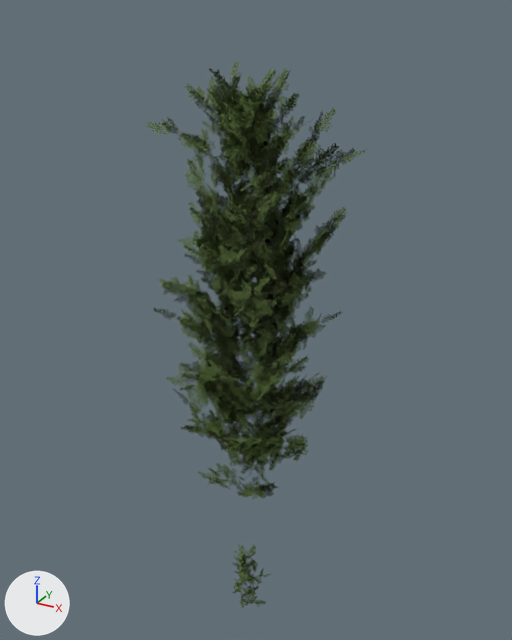
One commit to the glTF model godot/assets/models/aspen_leaf.glb: the scene before it, then after it.
Camera for both pictures: a 50 mm lens placed at (9.92, -17.44, 21.85), pointed at (-0.07, 0.71, 12.77). Lighting does not change. The marker at lower left points along +X, +Y and +Z. The older version comes first.

Before the edit, the objects in view are built like this:
```python
me_aspen_a_l = bpy.data.meshes.new('aspen_a_l')
me_aspen_a_l.from_pydata(...)  # 5664 vertices, 2832 faces; spans x -2.89..3.56, y -3.48..2.94, z 7.8..20.56
me_aspen_a_l.materials.append(mat_aspen_twig)
me_aspen_b_l = bpy.data.meshes.new('aspen_b_l')
me_aspen_b_l.from_pydata(...)  # 4416 vertices, 2208 faces; spans x -2.57..2.83, y -2.27..2.23, z 6.43..17.63
me_aspen_b_l.materials.append(mat_aspen_twig)
me_aspen_sap_a_l = bpy.data.meshes.new('aspen_sap_a_l')
me_aspen_sap_a_l.from_pydata(...)  # 576 vertices, 288 faces; spans x -0.72..0.8, y -0.84..0.75, z 1.29..4.22
me_aspen_sap_a_l.materials.append(mat_aspen_twig)
ob_aspen_a = bpy.data.objects.new('aspen_a', me_aspen_a_l)
ob_aspen_a.location = (0.0, 0.0, 0.0)
ob_aspen_b = bpy.data.objects.new('aspen_b', me_aspen_b_l)
ob_aspen_b.location = (0.0, 0.0, 0.0)
ob_aspen_sap_a = bpy.data.objects.new('aspen_sap_a', me_aspen_sap_a_l)
ob_aspen_sap_a.location = (0.0, 0.0, 0.0)
```
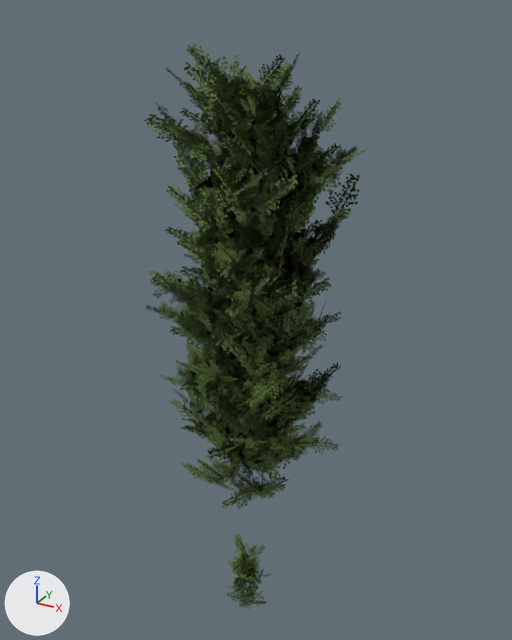
What the commit changed:
Mesh me_aspen_sap_a_l2_l is new.
It has 104 vertices, 52 faces and spans x -0.89..0.7, y -1.01..0.72, z 1.41..4.6.
It uses material mat_aspen_twig.
Mesh me_aspen_sap_a_l1_l is new.
It has 264 vertices, 132 faces and spans x -0.74..0.91, y -0.95..0.62, z 1.24..4.32.
It uses material mat_aspen_twig.
Mesh me_aspen_b_l2_l is new.
It has 832 vertices, 416 faces and spans x -3.38..3.15, y -2.34..2.57, z 6.09..18.05.
It uses material mat_aspen_twig.
Mesh me_aspen_b_l1_l is new.
It has 2208 vertices, 1104 faces and spans x -2.98..2.87, y -2.38..2.31, z 6.44..17.72.
It uses material mat_aspen_twig.
Mesh me_aspen_a_l2_l is new.
It has 1184 vertices, 592 faces and spans x -3.94..3.53, y -3.5..3.43, z 7.67..21.36.
It uses material mat_aspen_twig.
Mesh me_aspen_a_l1_l is new.
It has 2776 vertices, 1388 faces and spans x -3.51..3.52, y -3.62..2.98, z 7.53..20.99.
It uses material mat_aspen_twig.
Object 'aspen_sap_a_l2' (ob_aspen_sap_a_l2) is new; it shows me_aspen_sap_a_l2_l.
Its location is (0.0, 0.0, 0.0).
Object 'aspen_sap_a_l1' (ob_aspen_sap_a_l1) is new; it shows me_aspen_sap_a_l1_l.
Its location is (0.0, 0.0, 0.0).
Object 'aspen_b_l2' (ob_aspen_b_l2) is new; it shows me_aspen_b_l2_l.
Its location is (0.0, 0.0, 0.0).
Object 'aspen_b_l1' (ob_aspen_b_l1) is new; it shows me_aspen_b_l1_l.
Its location is (0.0, 0.0, 0.0).
Object 'aspen_a_l2' (ob_aspen_a_l2) is new; it shows me_aspen_a_l2_l.
Its location is (0.0, 0.0, 0.0).
Object 'aspen_a_l1' (ob_aspen_a_l1) is new; it shows me_aspen_a_l1_l.
Its location is (0.0, 0.0, 0.0).

Boxes [x1, y1, x2, y2] around the edits, measured in the pictures (512 x 640 px):
'aspen_a_l2', added (green): after [144, 43, 360, 482]
'aspen_a_l1', added: after [159, 54, 358, 475]
'aspen_b_l2', added: after [147, 176, 331, 509]
'aspen_b_l1', added: after [146, 186, 339, 503]
'aspen_sap_a_l2', added (green): after [226, 534, 265, 607]
'aspen_sap_a_l1', added (green): after [228, 547, 268, 609]
